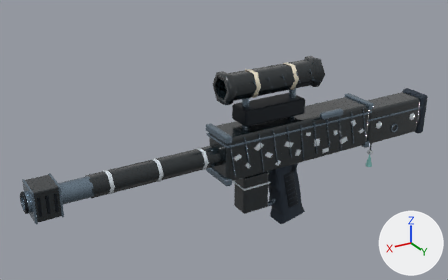
Two versions of the glTF model assets/weapons/structural_v1/night-nacre.glb, one commit apart.
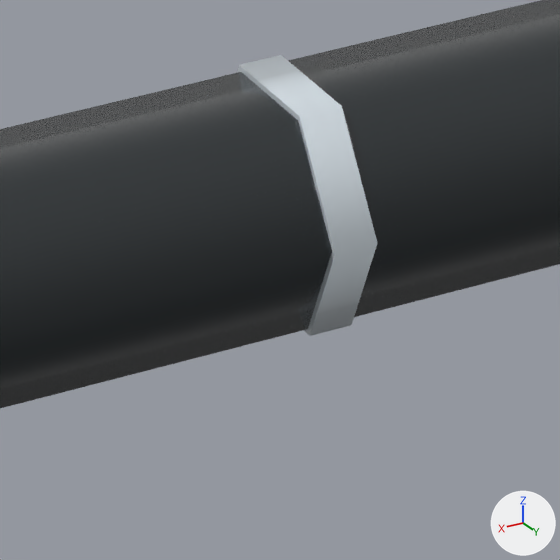
The first picture shows the older version from a 50 mm lens placed at (2.47, 3.42, 2.14), pointed at (0.34, -0.13, 0.37). The close-ups show the older and then the newer version on the part from 29% to 40% of the width and 55% to 72% of the height of that picture. Only the edits that show in the close-ups are written down. The axes (+X, +Y, +Z) are drawn at lower right. The lights are the same throughout. Where no turn or scale is listed for an object, it has been applied to the vertices. Vertices at exactly the same position are counted once.

Script lines for the objects in view, before the commit:
```python
me_mesh_2 = bpy.data.meshes.new('Mesh_2')
me_mesh_2.from_pydata(...)  # 2316 vertices, 4440 faces; spans x -0.85..1.82, y -0.15..0.15, z -0.36..0.51
me_mesh_2.materials.append(mat_sculpt_metal)  # greyish blue #7b8e9e
me_mesh_3 = bpy.data.meshes.new('Mesh_3')
me_mesh_3.from_pydata(...)  # 774 vertices, 1524 faces; spans x -0.83..1.78, y -0.14..0.14, z 0.16..0.5
me_mesh_3.materials.append(mat_sculpt_coat)  # black #172126
me_mesh_4 = bpy.data.meshes.new('Mesh_4')
me_mesh_4.from_pydata(...)  # 714 vertices, 1304 faces; spans x -0.77..1.29, y -0.14..0.14, z 0.19..0.42
me_mesh_4.materials.append(mat_sculpt_nacre_pearl)  # white #dfe9f0
ob_04_meridian_dmr__body_sculpt_coat = bpy.data.objects.new('04_Meridian_DMR__body_Sculpt_coat', me_mesh_3)
ob_04_meridian_dmr__body_sculpt_coat.location = (0.0, 0.0, 0.0)
ob_04_meridian_dmr__body_sculpt_metal = bpy.data.objects.new('04_Meridian_DMR__body_Sculpt_metal', me_mesh_2)
ob_04_meridian_dmr__body_sculpt_metal.location = (0.0, 0.0, 0.0)
ob_04_meridian_dmr__body_sculpt_nacre_pearl = bpy.data.objects.new('04_Meridian_DMR__body_Sculpt_nacre_pearl', me_mesh_4)
ob_04_meridian_dmr__body_sculpt_nacre_pearl.location = (0.0, 0.0, 0.0)
```
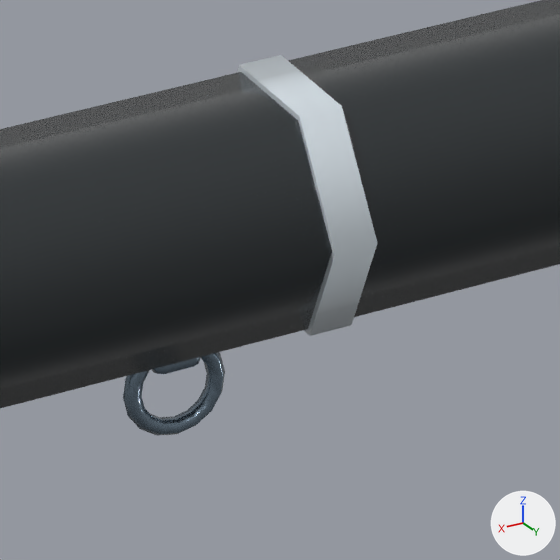
Boxes [x1, y1, x2, y2] around the edits, measured in the close-ups (560 x 560 px):
'04_Meridian_DMR__body_Sculpt_metal', reshaped (not visible before)
    after: [123, 352, 225, 436]
part 1 of me_mesh_2, added
    after: [123, 352, 225, 436]
part 2 of me_mesh_2, added
    after: [151, 357, 200, 374]

Diff of the bpy script that builds the scene:
```diff
--- a/assets/weapons/structural_v1/night-nacre.glb.py
+++ b/assets/weapons/structural_v1/night-nacre.glb.py
@@ me_mesh_2 @@
 # used by ob_04_meridian_dmr__body_sculpt_metal; location = (0.0, 0.0, 0.0)
-me_mesh_2.from_pydata(...)  # 2316 vertices, 4440 faces; spans x -0.85..1.82, y -0.15..0.15, z -0.36..0.51
+me_mesh_2.from_pydata(...)  # 2592 vertices, 4928 faces; spans x -0.85..1.82, y -0.15..0.15, z -0.36..0.51
+# me_mesh_2 part 1: a new loose piece of 96 vertices spanning x 0.99..1.05, y -0.01..0.01, z 0.2..0.26, in mat_sculpt_metal (greyish blue #7b8e9e)
+# me_mesh_2 part 2: a new loose piece of 56 vertices spanning x 1.0..1.03, y -0.01..0.01, z 0.24..0.27, in mat_sculpt_metal (greyish blue #7b8e9e)
+# other edits to the shape of me_mesh_2 do not show in these pictures
 me_mesh_2.materials.append(mat_sculpt_metal)
```
